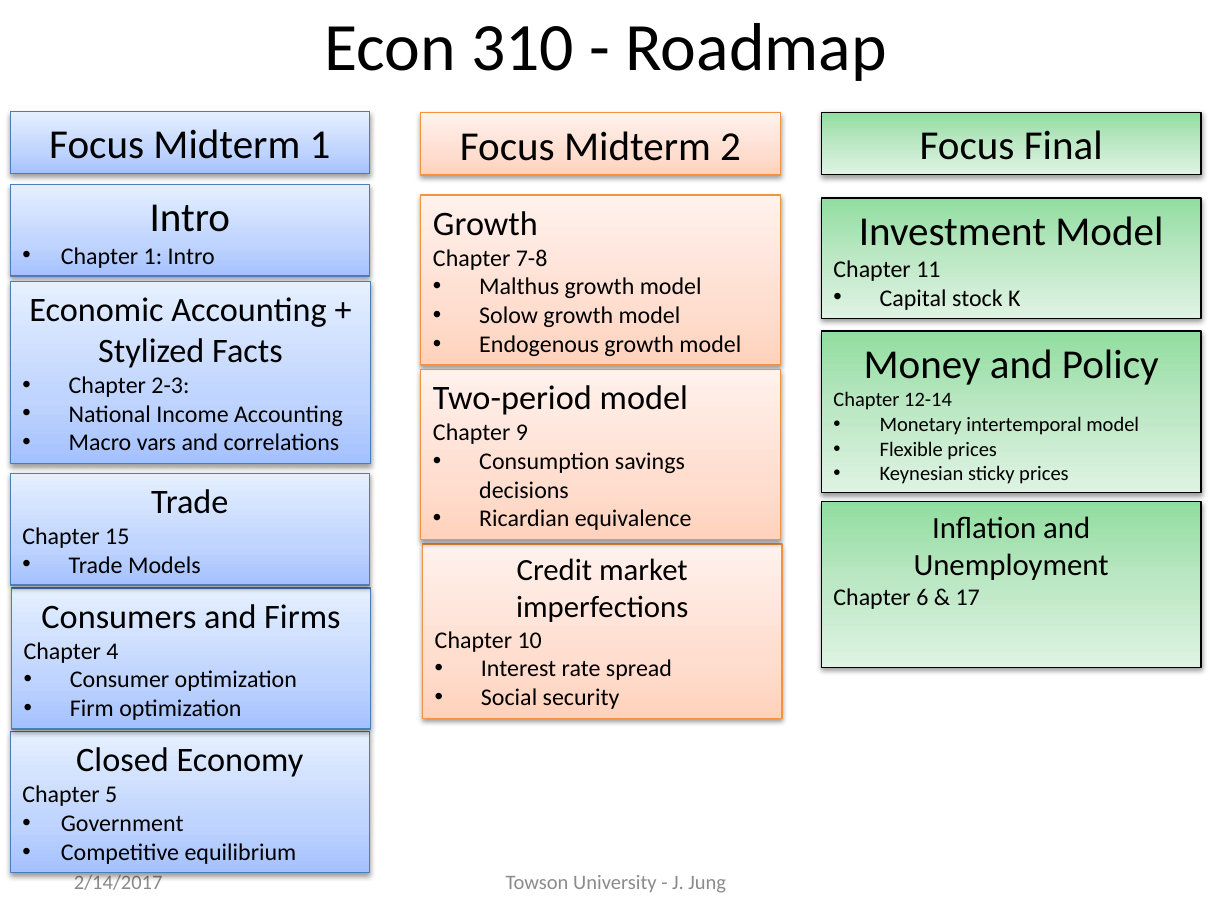
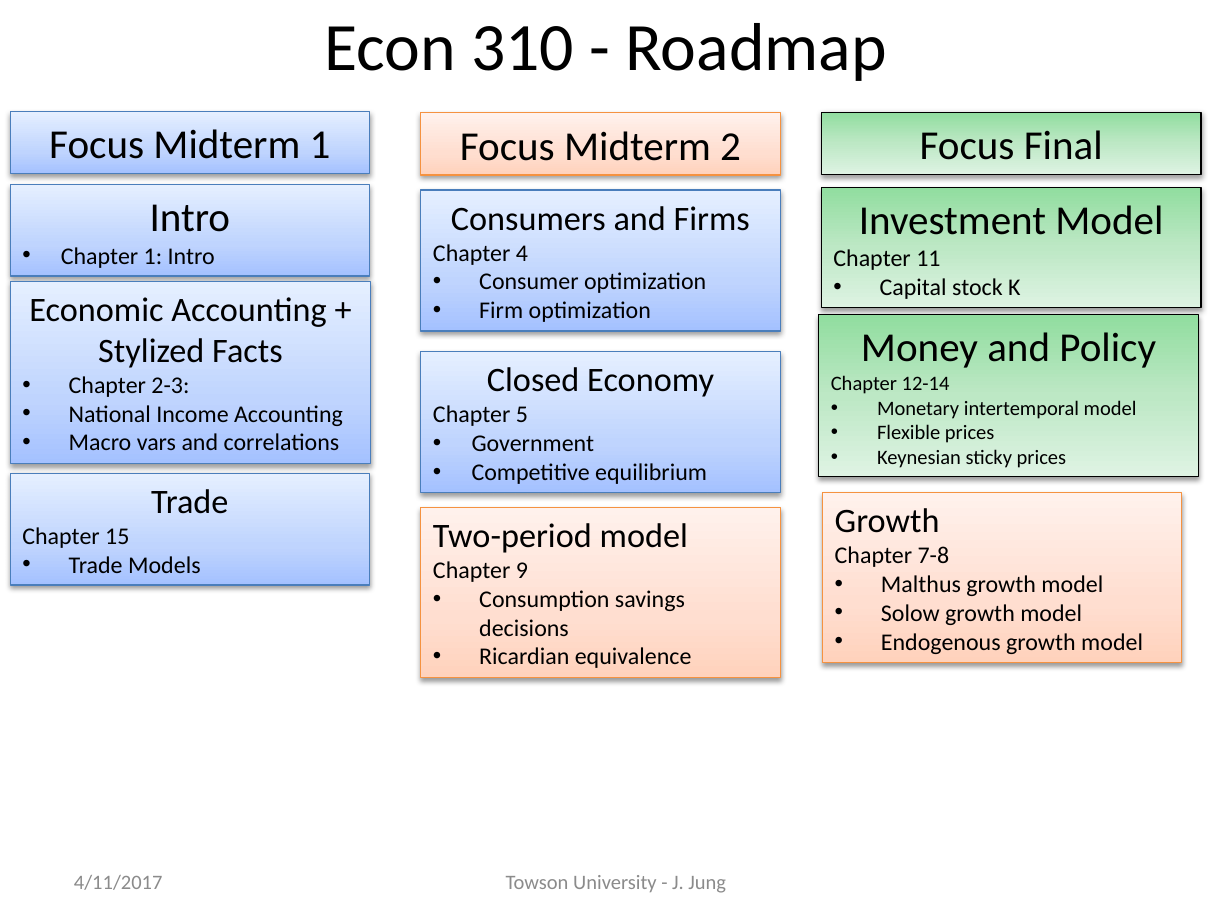
Before and after one commit to juejung/juejung.github.io, a slide deck: slide 1 of jdocs/Macro2/Chapter 0_Roadmap.pptx. Drawn at 1232x924 pixels with LibreOffice and Linux fonts; fonts in the diff are those of the drawing. Boxes give left, top, right and bottom in pixels: in the first picture for what was removed or moved away, otherwise in the second. Text is boxed around its words. In the diff, an @@ line names an element or a change of style, - is before the commit and + after.

Commit message:
new slides

```diff
--- a/jdocs/Macro2/Chapter 0_Roadmap.pptx
+++ b/jdocs/Macro2/Chapter 0_Roadmap.pptx
@@ rectangle "Consumers and Firms": place and size @@
-rectangle "Consumers and Firms" at bbox=[11, 588, 371, 728]
+rectangle "Consumers and Firms" at bbox=[421, 190, 781, 330]
@@ rectangle "Investment Model": place and size @@
-rectangle "Investment Model" at bbox=[822, 198, 1201, 319]
+rectangle "Investment Model" at bbox=[822, 187, 1201, 308]
@@ rectangle "Money and Policy": place and size @@
-rectangle "Money and Policy" at bbox=[822, 331, 1201, 493]
+rectangle "Money and Policy" at bbox=[819, 315, 1199, 477]
@@ rectangle "Closed Economy": place and size @@
-rectangle "Closed Economy" at bbox=[10, 732, 370, 872]
+rectangle "Closed Economy" at bbox=[421, 351, 781, 492]
@@ rectangle "Two-period model": place and size @@
-rectangle "Two-period model" at bbox=[421, 370, 781, 540]
+rectangle "Two-period model" at bbox=[421, 508, 781, 678]
@@ rectangle removed at bbox=[822, 501, 1201, 668] @@
-Inflation and Unemployment
-Chapter 6 & 17
@@ rectangle "Growth": place and size @@
-rectangle "Growth" at bbox=[421, 195, 781, 365]
+rectangle "Growth" at bbox=[823, 493, 1183, 663]
@@ rectangle removed at bbox=[423, 545, 782, 718] @@
-Credit market imperfections
-Chapter 10
-• Interest rate spread
-• Social security
@@ text at bbox=[74, 875, 163, 890]: text changed @@
-2/14/2017
+4/11/2017
```
